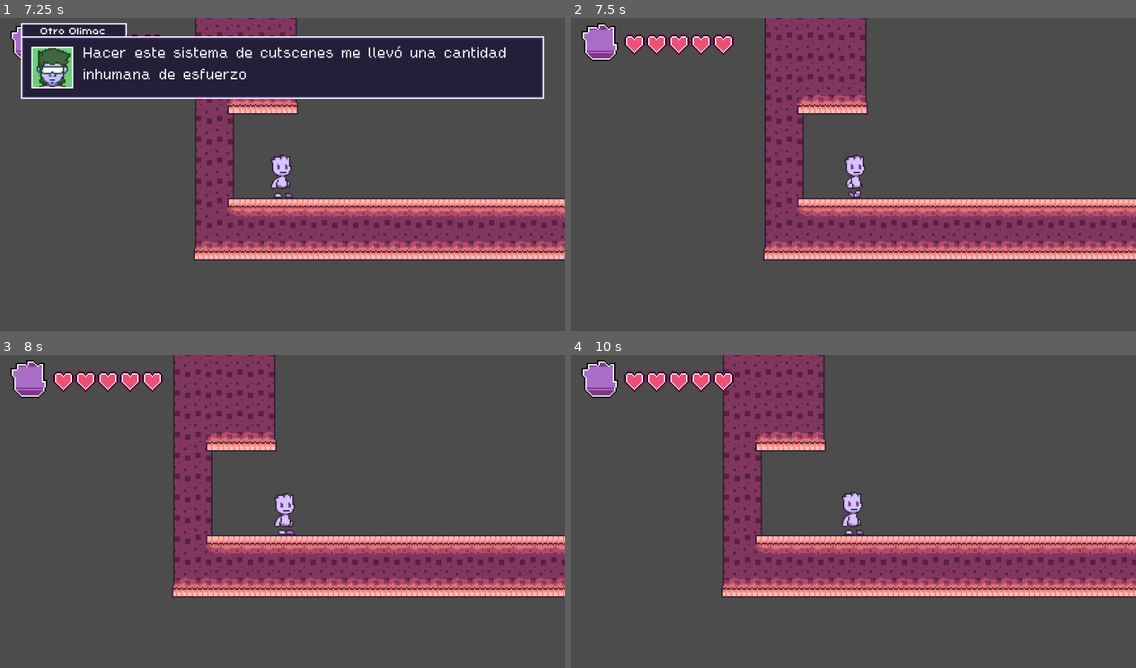
Above: before the commit, frames 1-4 (two rows, left to right).
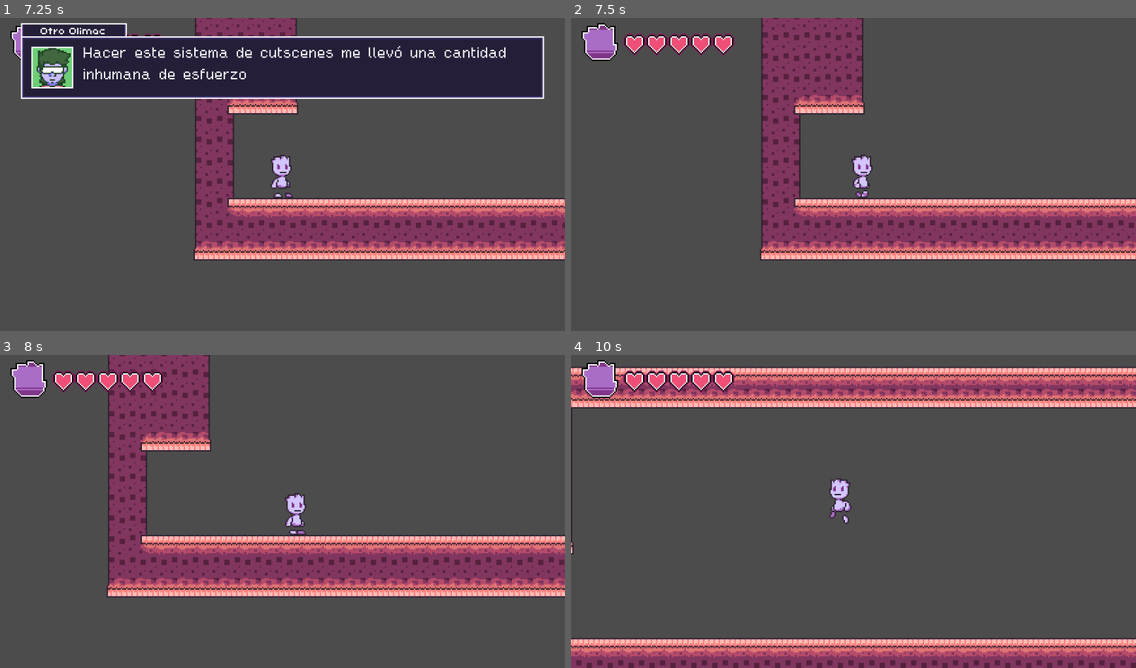
Above: after the commit, the same moments.

Repository: HeartDive-Dev-Team/HeartDive
Game: Godot game, scene res://Rooms/cutsceneTest01.tscn
The game is run twice, just before and just after one commit, with the same random seed, the same clock (stepped at 60 frames per second) and the same inputs.
Inputs:
- Up to frame 1 (7.25 s): tap Enter (ui_accept) at 0.5, 0.77, 1.52, 2, 3.02, 3.5, 3.77, 4.52, 5, 6.02, 6.5, 6.77 s; hold Right (ui_right) 0.53-2.03 s; tap A (keyA) at 0.6, 4.35 s; tap D (keyD) at 1.35, 5.1 s; hold Left (ui_left) 2.03-2.78 s; hold S (keyS) 2.03-2.78 s; hold Right (ui_right) 2.78-4.28 s; tap Shift (keyShift) at 2.85, 6.6 s; hold Z (keyZ) 3.53-4.28 s; hold Left (ui_left) 4.28-5.03 s; hold Right (ui_right) 5.03-5.78 s; hold Left (ui_left) from 5.78 s (still down); tap S (keyS) at 5.85 s
- Up to frame 2 (7.5 s): release Left (ui_left) at 7.28 s; hold Right (ui_right) from 7.28 s (still down); tap Z (keyZ) at 7.35 s
- Up to frame 3 (8 s): keep holding Right (ui_right); tap Enter (ui_accept) at 7.52 s
- Up to frame 4 (10 s): tap A (keyA) at 8.1 s; tap D (keyD) at 8.85 s; tap Enter (ui_accept) at 9.02, 9.77 s; release Right (ui_right) at 9.53 s; hold Left (ui_left) from 9.53 s (still down); hold S (keyS) from 9.53 s (still down)

Frame 1 is identical in both runs. In frame 2, 7.6% of the frame differs, in the area x 33-100%, y 0-78%; in frame 3, 18%; in frame 4, 41%, in the area x 0-100%, y 0-100%.

Commit message:
ayuda llevo alrededor de 8 horas tratando de hacer que esto funcione

Diff:
--- a/Rooms/cutsceneTest01.gd
+++ b/Rooms/cutsceneTest01.gd
@@ -34,10 +34,10 @@
 			showMessage("Hacer este sistema de cutscenes me llevó una cantidad inhumana de esfuerzo");
 			_delay(0);
 		3:
-			player.velocity.x = player.WALKSPD;
+			player.velocity.x = 300;
 			_delay(60);
 		4:
-			player.reading = true;
+			player.reading = false;
 			_delay(2);
 		5:
 			pass;
